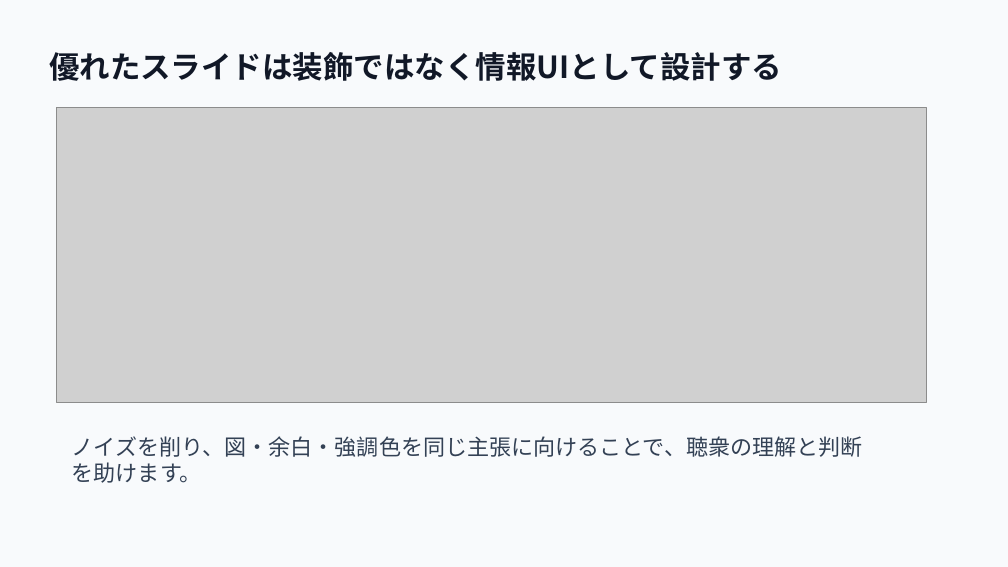
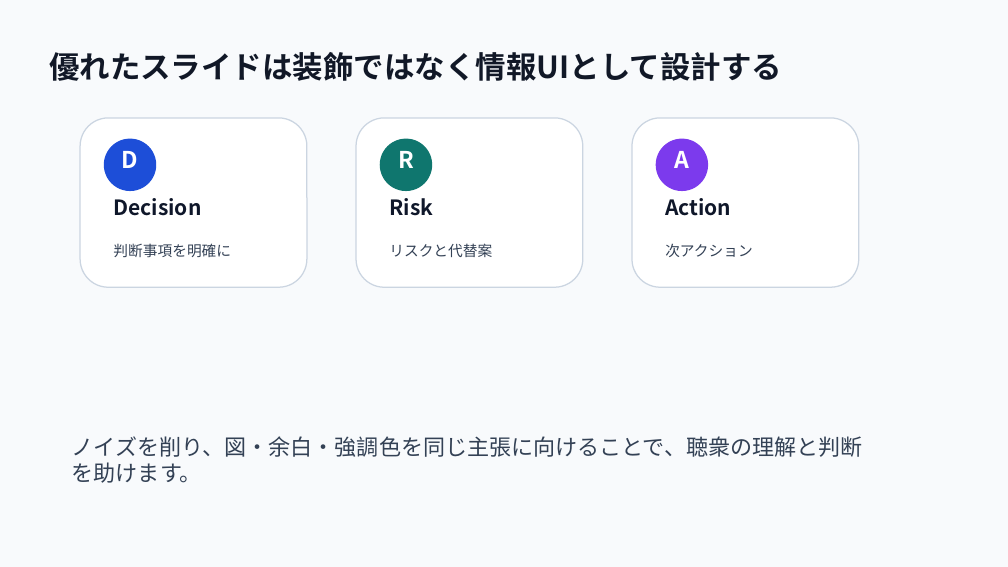
Before and after one commit to murasamelabo/pptcreater, a slide deck: slide 3 of samples/pptcreater-overview.pptx. Drawn at 1008x567 pixels with LibreOffice and Linux fonts; fonts in the diff are those of the drawing; grey boxes stand for pictures. Boxes give left, top, right and bottom in pixels: in the first picture for what was removed or moved away, otherwise in the second. Text is boxed around its words. In the diff, an @@ line names an element or a change of style, - is before the commit and + after.

```diff
--- a/samples/pptcreater-overview.pptx
+++ b/samples/pptcreater-overview.pptx
@@ picture removed at box(57, 107, 926, 402) @@
@@ rounded rectangle added at box(80, 118, 307, 287), fill #FFFFFF, outline #CBD5E1 1.2 pt @@
@@ rounded rectangle added at box(356, 118, 583, 287), fill #FFFFFF, outline #CBD5E1 1.2 pt @@
@@ rounded rectangle added at box(632, 118, 859, 287), fill #FFFFFF, outline #CBD5E1 1.2 pt @@
@@ ellipse added at box(104, 139, 156, 191), fill #1D4ED8, outline #1D4ED8 1 pt @@
@@ ellipse added at box(380, 139, 432, 191), fill #0F766E, outline #0F766E 1 pt @@
@@ ellipse added at box(656, 139, 708, 191), fill #7C3AED, outline #7C3AED 1 pt @@
@@ text added at box(122, 151, 138, 168), 22 pt, text #FFFFFF, bold @@
+D
@@ text added at box(398, 151, 414, 168), 22 pt, text #FFFFFF, bold @@
+R
@@ text added at box(674, 151, 689, 168), 22 pt, text #FFFFFF, bold @@
+A
@@ text added at box(113, 198, 201, 216), 20 pt, text #0F172A, bold @@
+Decision
@@ text added at box(389, 198, 433, 216), 20 pt, text #0F172A, bold @@
+Risk
@@ text added at box(665, 198, 731, 216), 20 pt, text #0F172A, bold @@
+Action
@@ text added at box(113, 243, 231, 258), 14 pt, text #334155 @@
+判断事項を明確に
@@ text added at box(389, 243, 492, 257), 14 pt, text #334155 @@
+リスクと代替案
@@ text added at box(665, 243, 753, 257), 14 pt, text #334155 @@
+次アクション
```
Also in this commit, not shown: 3 other slides changed, 20 other files.
